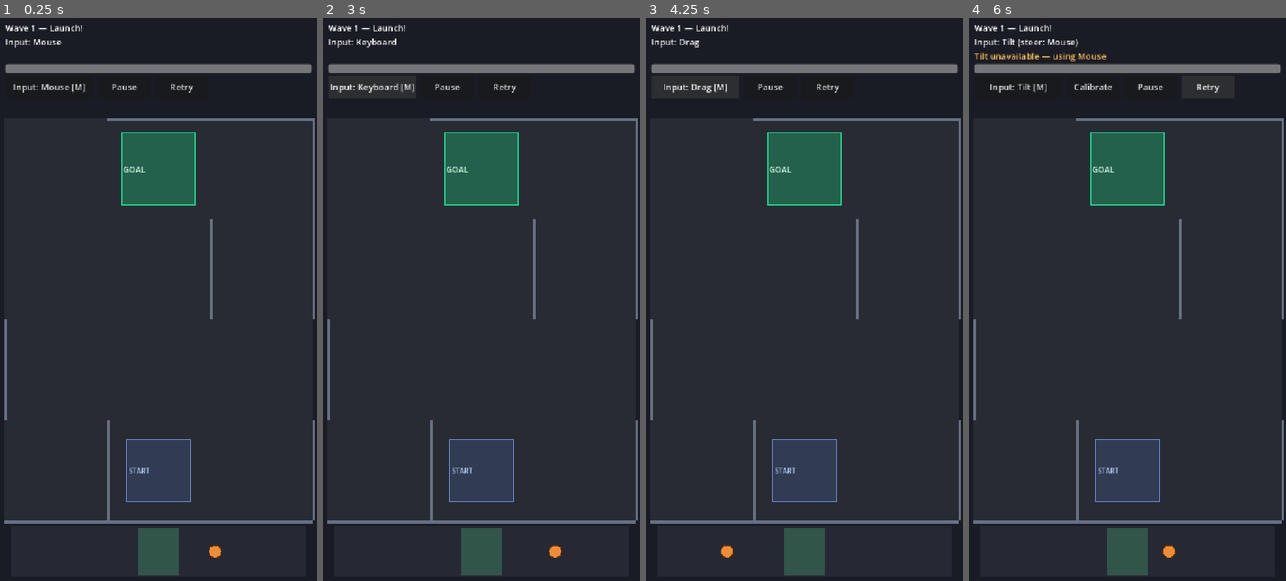
Above: before the commit, frames 1-4 (left to right).
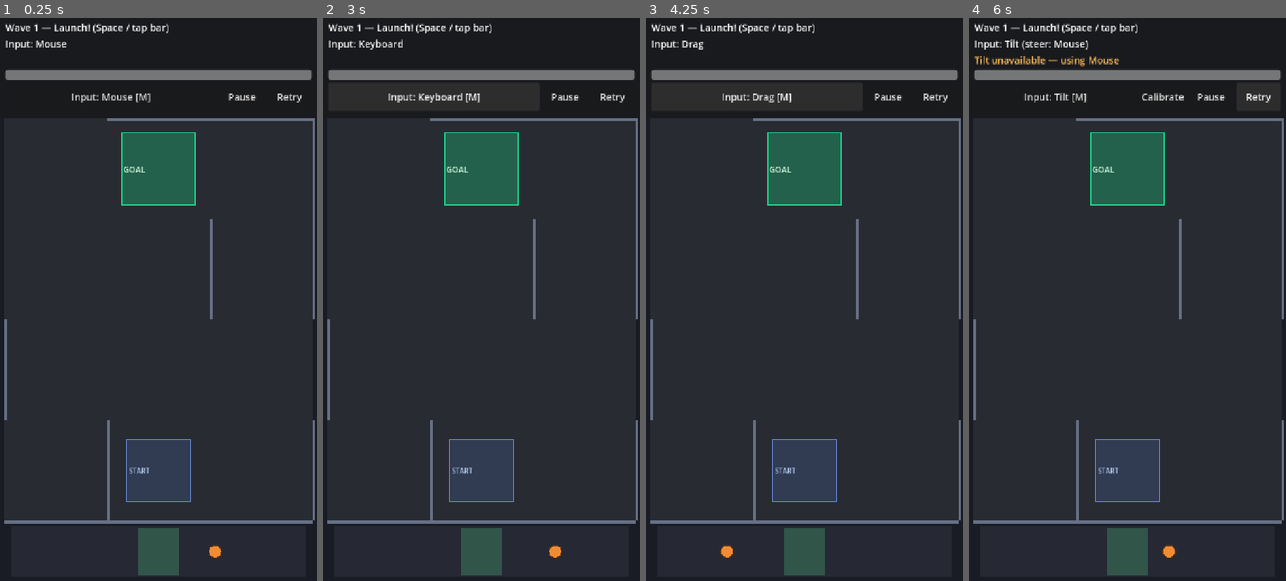
Above: after the commit, the same moments.

Repository: mhaiprojects/Spinning-Top-Maze
Game: Godot game, scene res://scenes/main.tscn
Same seed, same stepped clock (60 frames per second), same inputs: the game is played once before the commit and once after it.
Inputs:
- Up to frame 1 (0.25 s): no input
- Up to frame 2 (3 s): click "Retry" at 0.5 s; click "Retry" at 1.25 s; click "Retry" at 2 s; click "Input: Mouse [M]" at 2.75 s
- Up to frame 3 (4.25 s): click "Input: Keyboard [M]" at 3.5 s
- Up to frame 4 (6 s): click "Input: Drag [M]" at 4.25 s; click "Retry" at 5 s; click "Retry" at 5.75 s

The runs differ from the first frame. In frame 1, 3.5% of the frame differs, in the area x 1-99%, y 1-16%; in frame 2, 3.7%; in frame 3, 3.5%; in frame 4, 4.3%.
Error before the commit: Invalid call to function 'set_layout_rects' in base 'CanvasLayer (game_ui.gd)'. Expected 2 argument(s). (res://scripts/main.gd:92)

Commit message:
2026-11-18 22:07 AEDT: HUD top band and bottom launch bar layout
Reserve scaled top HUD band (64px buttons) and bottom launch zone so maze and
goal pad are not covered; update run/launch labels and keep launch bar on top.

Co-authored-by: Cursor <cursoragent@cursor.com>

Diff:
--- a/scripts/game_ui.gd
+++ b/scripts/game_ui.gd
@@ -1,12 +1,13 @@
 extends CanvasLayer
-## HUD, overlays, input-mode selector, and touch-friendly controls.
-
-const BTN_H := 52.0
-const FONT_SZ := 20
+## HUD top band (does not cover the maze).
+
+const BTN_H := 64.0
+const FONT_SZ := 22
 
 var _vp_size := Vector2(720, 1280)
 var _play_rect := Rect2()
-var _hud_root: MarginContainer
+var _hud_band: PanelContainer
+var _hud_height := 228.0
 var _power_bar: ProgressBar
 var _lbl_wave: Label
 var _lbl_tilt: Label
@@ -35,33 +36,46 @@
 	call_deferred("_refresh_mode_button")
 
 
-func set_layout_rects(vp: Vector2, play: Rect2) -> void:
+func set_layout_rects(vp: Vector2, play: Rect2, top_h: float, _bot_h: float) -> void:
 	_vp_size = vp
 	_play_rect = play
+	_hud_height = top_h
+	if _hud_band:
+		_hud_band.offset_bottom = top_h
 
 
 func overlay_visible() -> bool:
 	return _overlay.visible
+
+
+func hud_screen_rect() -> Rect2:
+	if _hud_band == null:
+		return Rect2()
+	return _hud_band.get_global_rect()
 
 
 func consumes_steering_at(screen_pos: Vector2) -> bool:
 	if _overlay.visible:
 		return true
-	if _hud_root == null:
-		return false
-	return _hud_root.get_global_rect().has_point(screen_pos)
+	return hud_screen_rect().has_point(screen_pos)
 
 
 func _build_hud() -> void:
-	_hud_root = MarginContainer.new()
-	_hud_root.set_anchors_and_offsets_preset(Control.PRESET_FULL_RECT)
-	_hud_root.add_theme_constant_override("margin_left", 12)
-	_hud_root.add_theme_constant_override("margin_right", 12)
-	_hud_root.add_theme_constant_override("margin_top", 8)
-	add_child(_hud_root)
+	_hud_band = PanelContainer.new()
+	_hud_band.name = "HudBand"
+	_hud_band.set_anchors_preset(Control.PRESET_TOP_WIDE)
+	_hud_band.offset_bottom = _hud_height
+	_hud_band.mouse_filter = Control.MOUSE_FILTER_STOP
+	add_child(_hud_band)
+	var margin := MarginContainer.new()
+	margin.add_theme_constant_override("margin_left", 12)
+	margin.add_theme_constant_override("margin_right", 12)
+	margin.add_theme_constant_override("margin_top", 6)
+	margin.add_theme_constant_override("margin_bottom", 6)
+	_hud_band.add_child(margin)
 	var v := VBoxContainer.new()
-	v.set_anchors_and_offsets_preset(Control.PRESET_FULL_RECT)
-	_hud_root.add_child(v)
+	v.add_theme_constant_override("separation", 6)
+	margin.add_child(v)
 	_lbl_wave = _label("Wave 1")
 	v.add_child(_lbl_wave)
 	_lbl_tilt = _label("Input: Mouse")
@@ -72,14 +86,14 @@
 	_power_bar = ProgressBar.new()
 	_power_bar.min_value = 0
 	_power_bar.max_value = 100
-	_power_bar.custom_minimum_size = Vector2(200, 22)
+	_power_bar.custom_minimum_size = Vector2(240, 24)
 	_power_bar.show_percentage = false
 	v.add_child(_power_bar)
 	var row := HBoxContainer.new()
-	row.add_theme_constant_override("separation", 10)
+	row.add_theme_constant_override("separation", 8)
 	v.add_child(row)
 	_btn_mode = _btn("Input: Mouse [M]", _on_cycle_mode)
-	_btn_mode.custom_minimum_size = Vector2(200, BTN_H)
+	_btn_mode.size_flags_horizontal = Control.SIZE_EXPAND_FILL
 	row.add_child(_btn_mode)
 	_btn_cal = _btn("Calibrate", _on_calibrate)
 	row.add_child(_btn_cal)
@@ -87,8 +101,6 @@
 	row.add_child(_btn_pause)
 	_btn_retry = _btn("Retry", _on_retry)
 	row.add_child(_btn_retry)
-	var row2 := HBoxContainer.new()
-	v.add_child(row2)
 
 
 func _build_overlay() -> void:
@@ -124,7 +136,7 @@
 func _btn(text: String, cb: Callable) -> Button:
 	var b := Button.new()
 	b.text = text
-	b.custom_minimum_size = Vector2(120, BTN_H)
+	b.custom_minimum_size = Vector2(100, BTN_H)
 	b.add_theme_font_size_override("font_size", FONT_SZ)
 	b.pressed.connect(cb)
 	return b
@@ -148,11 +160,12 @@
 
 
 func on_phase_launch(w: int) -> void:
-	_lbl_wave.text = "Wave %d — Launch!" % w
+	_lbl_wave.text = "Wave %d — Launch! (Space / tap bar)" % w
 	_hide_overlay()
 
 
-func on_phase_run() -> void:
+func on_phase_run(w: int) -> void:
+	_lbl_wave.text = "Wave %d — Go!" % w
 	_hide_overlay()
 
 
--- a/scripts/launch_minigame.gd
+++ b/scripts/launch_minigame.gd
@@ -20,6 +20,7 @@
 	_bar_rect = bar_rect
 	wave = wave_num
 	active = true
+	z_index = 20
 	_pos = 0.0
 	_dir = 1.0
 	_speed = 1.6 + float(wave - 1) * 0.06
